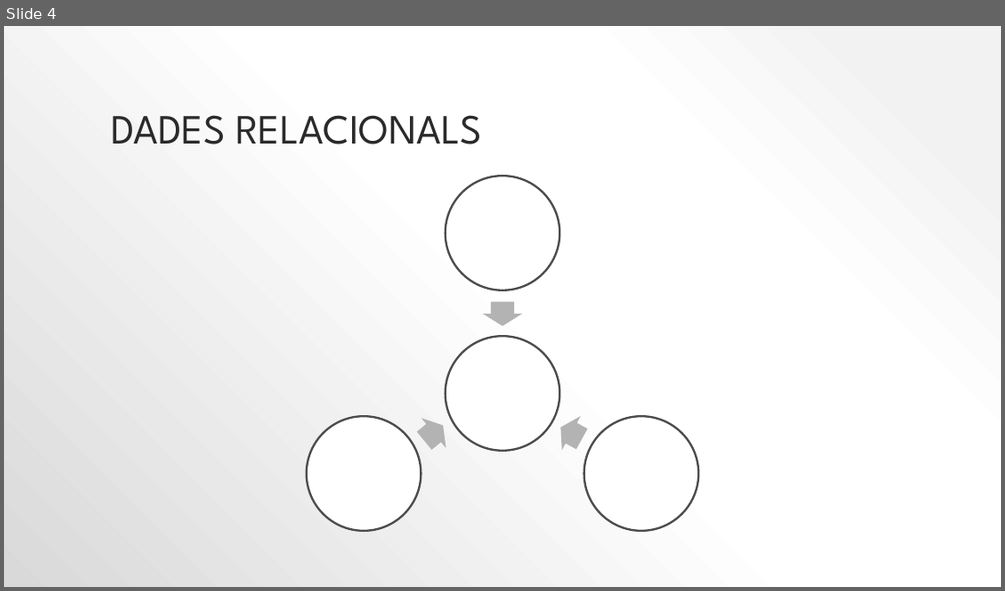
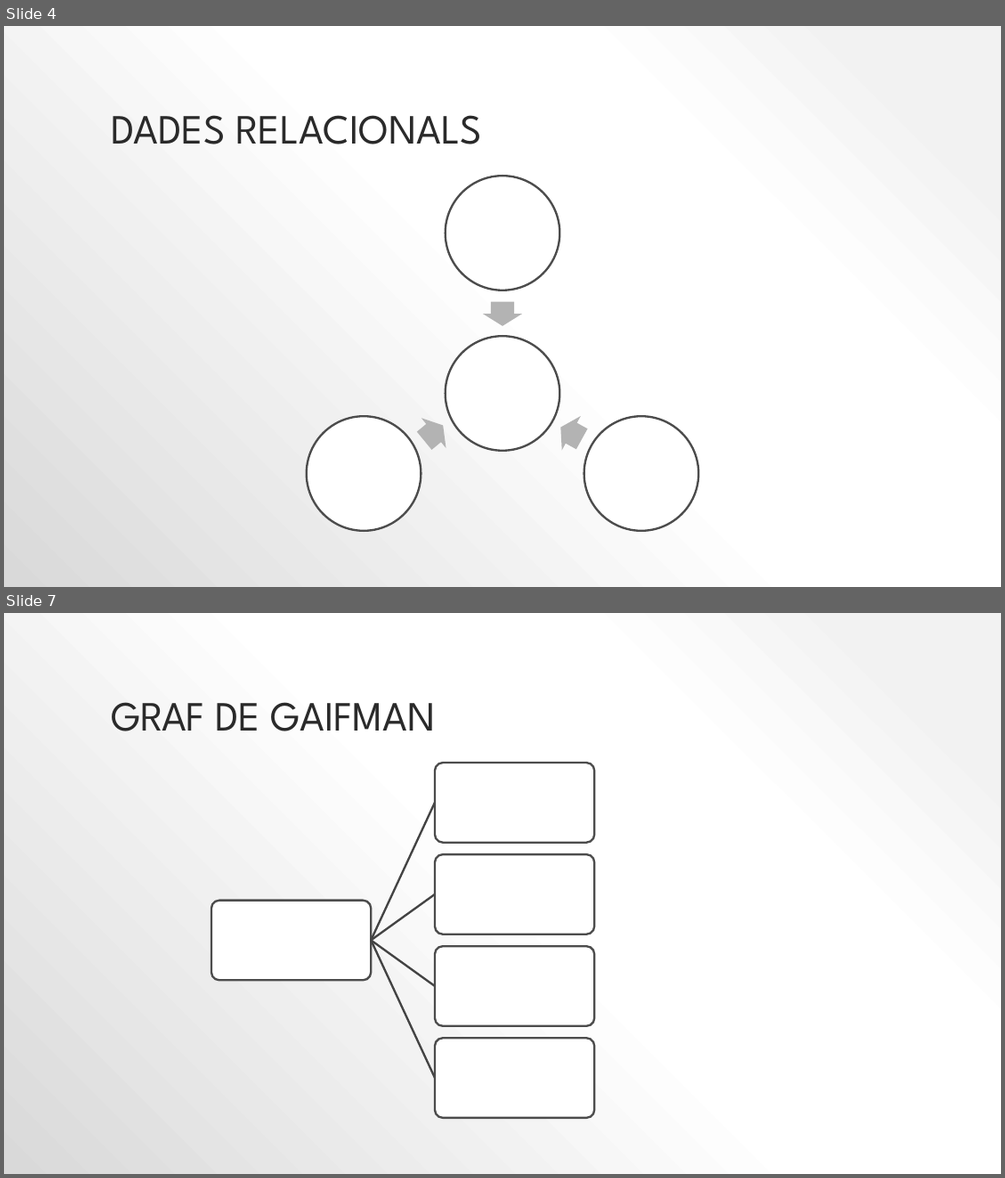
Before and after one commit to lrodrin/TFG, a slide deck: presentació.pptx. Shown one above the other, each under a label of ours: slide 4 before the commit, slides 4 and 7 after it; the slides between them are not shown. The pictures are 1005x591 and 1005x1178 pixels, drawn with LibreOffice and Linux fonts; fonts in the diff are those of the drawing. Boxes give left, top, right and bottom in pixels: in the first picture for what was removed or moved away, otherwise in the second. Text is boxed around its words. In the diff, an @@ line names an element or a change of style, - is before the commit and + after.

```diff
--- a/presentació.pptx
+++ b/presentació.pptx
@@ slide 7 added at <box>4,613,1001,1174</box>, background gradient #F2F2F2 to #FFFFFF to #D9D9D9 @@
@@ title added at <box>111,702,436,731</box>, 40 pt, text #2A2A2A @@
+GRAF DE GAIFMAN
@@ group added at <box>211,763,594,1118</box>: 5 rounded rectangles, 4 freeform shapes @@
```
Also in this commit, not shown: 9 other slides added, 5 slides removed, 1 other file.
